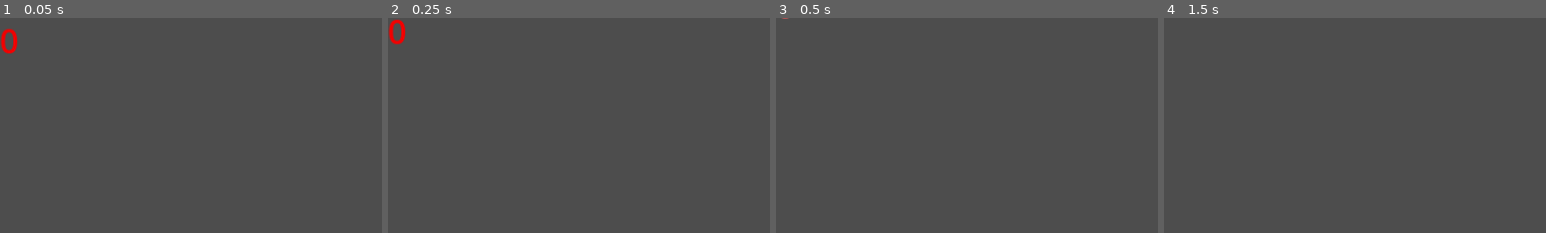
Above: before the commit, frames 1-4 (left to right).
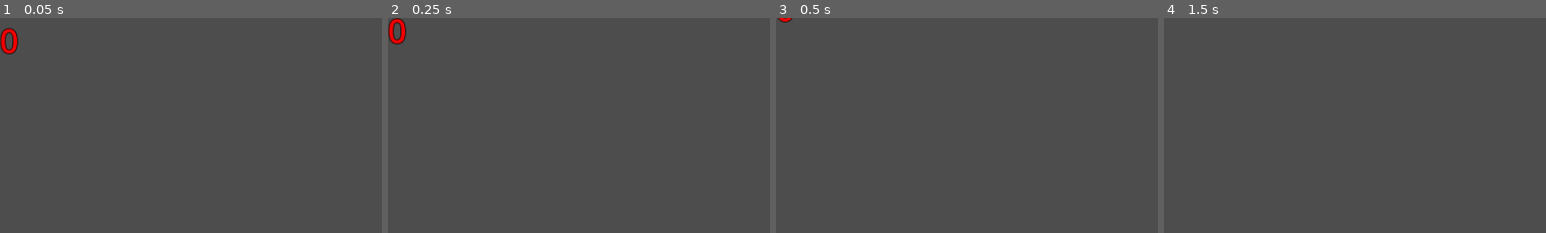
Above: after the commit, the same moments.

Repository: Deojee/project-sodalake
Game: Godot game, scene res://scenes/hurt_particle.tscn
The game is run twice, just before and just after one commit, with the same random seed, the same clock (stepped at 60 frames per second) and the same inputs. This scene is started directly instead of the project's main scene.
Inputs (mouse positions are % of the whole screen's width and height, from its top left):
- Up to frame 1 (0.05 s): no input
- Up to frame 2 (0.25 s): no input
- Up to frame 3 (0.5 s): no input
- Up to frame 4 (1.5 s): tap Enter (enter) at 0.5 s; move the mouse to (72, 45) at 0.52 s; hold D (right) 0.53-1.28 s; hold / (commandLine) 0.53-1.28 s; tap Space at 1.25 s; move the mouse to (30, 55) at 1.27 s; hold S (down) from 1.28 s (still down); tap Shift (dash) at 1.35 s
The pictures show only the part of the screen within x 0-50%, y 0-50%; the shares and areas given below are measured in that part.

The runs differ from the first frame. In frame 1, 0.1% of the frame differs, in the area x 0-5%, y 4-17%; in frame 2, 0.2%, in the area x 0-5%, y 0-13%; in frame 3, less than 0.1%; in frame 4, nothing differs.

Commit message:
THIS IS THE VERSION YOU CAN CONNECT TO THE SERVER WITH

Diff:
--- a/scenes/hurt_particle.tscn
+++ b/scenes/hurt_particle.tscn
@@ -30,6 +30,7 @@
 
 [sub_resource type="Animation" id="Animation_2fsue"]
 resource_name = "float away"
+length = 1.5
 step = 0.01
 tracks/0/type = "bezier"
 tracks/0/imported = false
@@ -39,8 +40,8 @@
 tracks/0/loop_wrap = true
 tracks/0/keys = {
 "handle_modes": PackedInt32Array(0, 0),
-"points": PackedFloat32Array(0, -0.25, 0, 0.48, -19.3071, -186.956, -0.43, 101.605, 0.25, 0),
-"times": PackedFloat32Array(0.01, 1)
+"points": PackedFloat32Array(0, -0.25, 0, 0.48, -19.3071, -250, -0.43, 101.605, 0.25, 0),
+"times": PackedFloat32Array(0.01, 1.42)
 }
 tracks/1/type = "value"
 tracks/1/imported = false
@@ -49,7 +50,7 @@
 tracks/1/interp = 1
 tracks/1/loop_wrap = true
 tracks/1/keys = {
-"times": PackedFloat32Array(0, 0.29, 0.83),
+"times": PackedFloat32Array(0, 0.52, 1.4),
 "transitions": PackedFloat32Array(1, 1, 1),
 "update": 0,
 "values": [Color(0.94902, 0, 0, 1), Color(0.94902, 0, 0, 1), Color(1, 1, 1, 0)]
@@ -69,6 +70,8 @@
 offset_left = -72.0
 offset_right = 73.0
 offset_bottom = 72.0
+theme_override_colors/font_outline_color = Color(0, 0, 0, 1)
+theme_override_constants/outline_size = 4
 theme_override_font_sizes/font_size = 50
 text = "20"
 horizontal_alignment = 1
